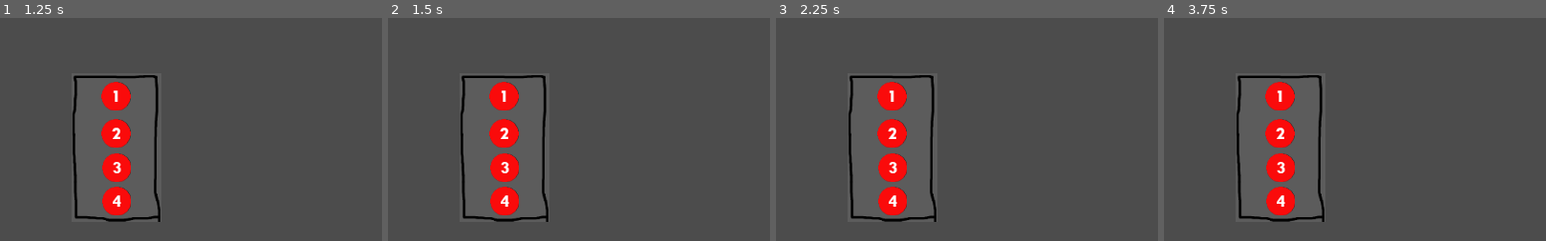
Above: before the commit, frames 1-4 (left to right).
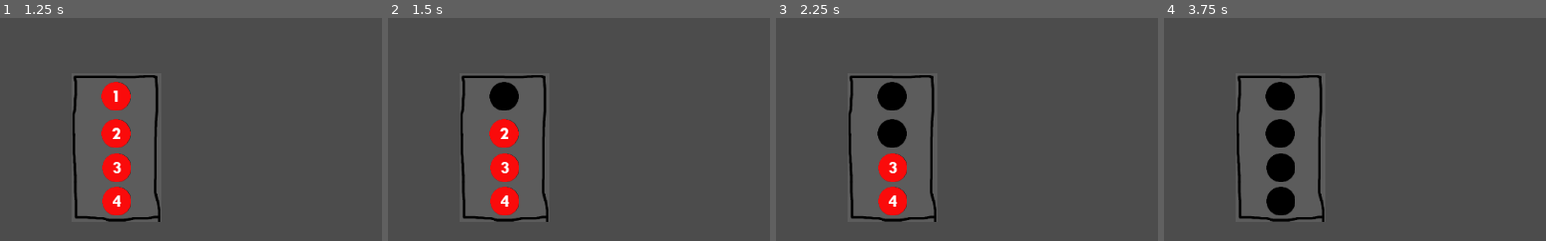
Above: after the commit, the same moments.

Repository: NSCarter/Five-Nights-At-The-Foundation
Game: Godot game, scene res://Scenes/Controls.tscn
Two runs of this game, one before a commit and one after it. Both use one fixed random seed, a clock stepped at 60 frames per second and the inputs below.
Inputs (mouse positions are % of the whole screen's width and height, from its top left):
- Up to frame 1 (1.25 s): click (16, 59) at 0.5 s
- Up to frame 2 (1.5 s): click (15, 47) at 1.25 s
- Up to frame 3 (2.25 s): click (15, 56) at 2 s
- Up to frame 4 (3.75 s): click (15, 63) at 2.75 s; click (15, 71) at 3.5 s
The pictures show only the part of the screen within x 0-50%, y 30-80%; the shares and areas given below are measured in that part.

Frame 1 is identical in both runs. In frame 2, 0.8% of the frame differs, in the area x 26-35%, y 28-42%; in frame 3, 1.6%; in frame 4, 3.2%, in the area x 26-35%, y 28-89%.

Commit message:
Fuses can be removed

Diff:
--- a/Scenes/Controls.tscn
+++ b/Scenes/Controls.tscn
@@ -76,3 +76,7 @@
 [connection signal="button_down" from="AcidLever" to="AcidLever" method="_on_AcidLever_button_down"]
 [connection signal="button_up" from="AcidLever" to="AcidLever" method="_on_AcidLever_button_up"]
 [connection signal="pressed" from="FuseBox" to="FuseBox" method="_on_FuseBox_pressed"]
+[connection signal="pressed" from="FuseBox/Fuse1" to="FuseBox" method="_on_Fuse1_pressed"]
+[connection signal="pressed" from="FuseBox/Fuse2" to="FuseBox" method="_on_Fuse2_pressed"]
+[connection signal="pressed" from="FuseBox/Fuse3" to="FuseBox" method="_on_Fuse3_pressed"]
+[connection signal="pressed" from="FuseBox/Fuse4" to="FuseBox" method="_on_Fuse4_pressed"]
--- a/Scenes/FuseBox.gd
+++ b/Scenes/FuseBox.gd
@@ -17,3 +17,23 @@
 		$Fuse3.visible = true
 		$Fuse4.visible = true
 		open = true
+
+
+func _on_Fuse1_pressed():
+	fuse_pressed($Fuse1)
+
+
+func _on_Fuse2_pressed():
+	fuse_pressed($Fuse2)
+
+
+func _on_Fuse3_pressed():
+	fuse_pressed($Fuse3)
+
+
+func _on_Fuse4_pressed():
+	fuse_pressed($Fuse4)
+
+
+func fuse_pressed(fuse):
+	fuse.texture_normal = load("res://Assests/Images/SCP 017/FuseEmpty.png")
